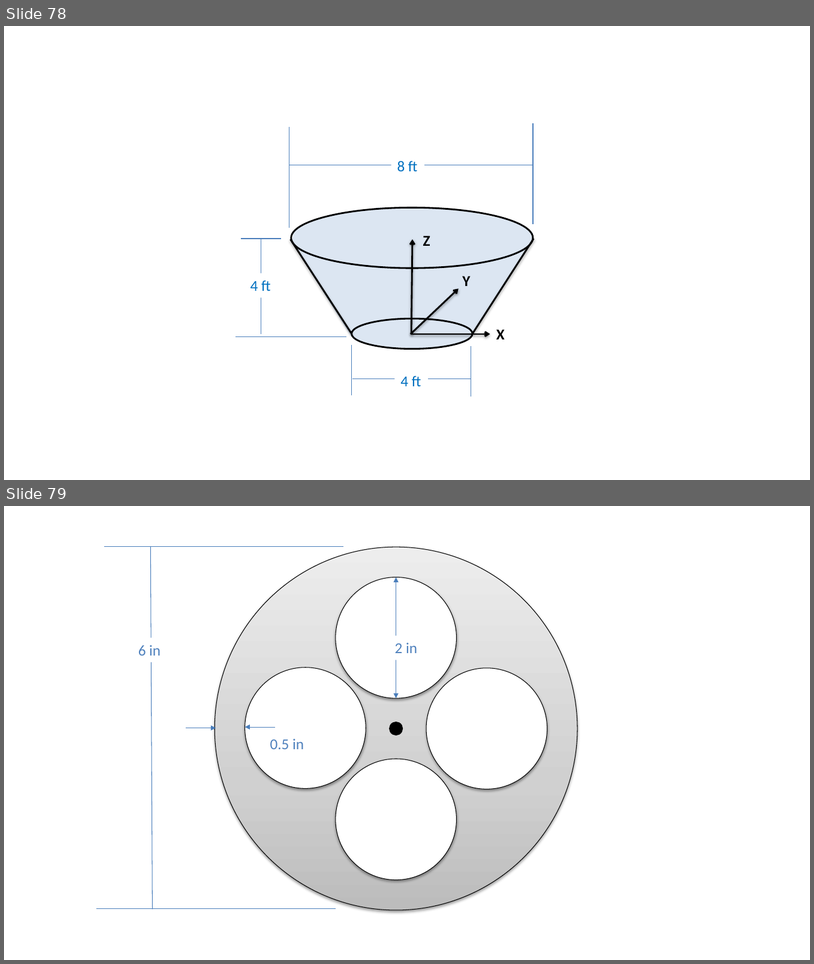
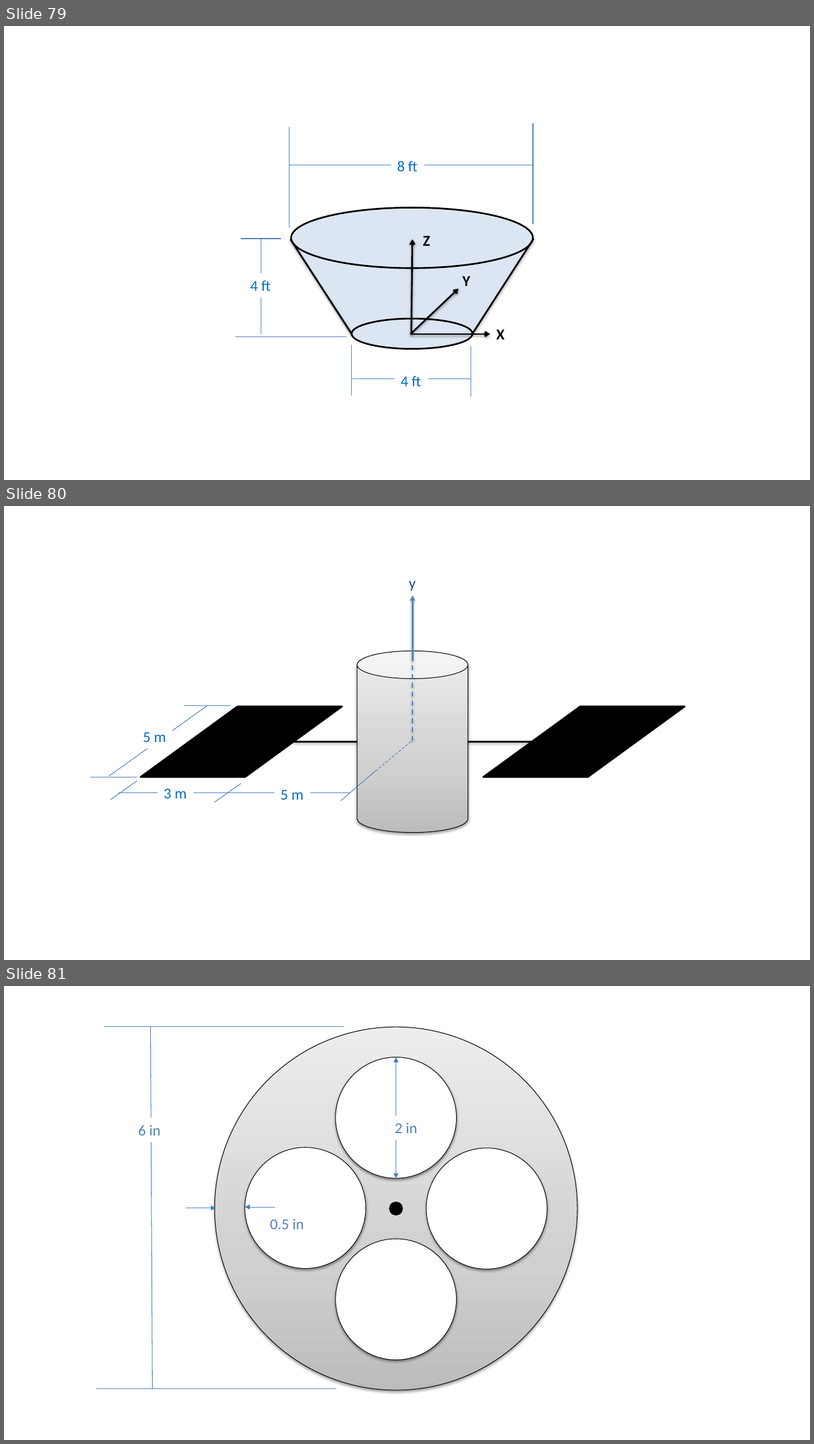
Before and after one commit to JacobMoore/mechanics_textbook, a slide deck: Homework Problems/Homework_Diagrams.pptx. Shown one above the other, each under a label of ours: slides 78 and 79 before the commit, slides 79, 80 and 81 after it. The pictures are 814x964 and 814x1444 pixels, drawn with LibreOffice and Linux fonts; fonts in the diff are those of the drawing. Boxes give left, top, right and bottom in pixels: in the first picture for what was removed or moved away, otherwise in the second. Text is boxed around its words. In the diff, an @@ line names an element or a change of style, - is before the commit and + after.

```diff
--- a/Homework Problems/Homework_Diagrams.pptx
+++ b/Homework Problems/Homework_Diagrams.pptx
@@ slide 80 added at (4, 506, 810, 960), background #FFFFFF @@
@@ text added at (409, 581, 416, 591), 18 pt, text #1F497D @@
+y
@@ arrow added from (413, 661) to (413, 595), #4F81BD 2 pt @@
@@ cylinder added at (357, 651, 468, 832), fill gradient #BDBDBD to #D1D1D1 to #EEEEEE, outline #000000 0.75 pt @@
@@ line added from (413, 665) to (413, 741), #4F81BD 1.5 pt dashed @@
@@ line added from (208, 706) to (109, 776), #4B7EBC 0.75 pt @@
@@ parallelogram added at (141, 706, 342, 777), fill #000000, outline #000000 2 pt @@
@@ line added from (231, 706) to (184, 706), #4B7EBC 0.75 pt @@
@@ parallelogram added at (484, 706, 685, 777), fill #000000, outline #000000 2 pt @@
@@ text added at (143, 732, 166, 742), 18 pt, text #0070C0 @@
+5 m
@@ line added from (294, 741) to (357, 741), #000000 2 pt @@
@@ line added from (411, 741) to (375, 772), #4B7EBC 0.75 pt dashed @@
@@ line added from (468, 741) to (532, 741), #000000 2 pt @@
@@ line added from (376, 771) to (341, 801), #4B7EBC 0.75 pt @@
@@ line added from (137, 777) to (90, 777), #4B7EBC 0.75 pt @@
@@ line added from (137, 781) to (110, 799), #4B7EBC 0.75 pt @@
@@ line added from (350, 793) to (119, 793), #4B7EBC 0.75 pt @@
@@ text added at (164, 788, 187, 798), 18 pt, text #0070C0 @@
+3 m
@@ line added from (241, 783) to (215, 802), #4B7EBC 0.75 pt @@
@@ text added at (281, 789, 303, 799), 18 pt, text #0070C0 @@
+5 m
@@ what was slide 78 is now slide 79 @@
@@ what was slide 79 is now slide 81 @@
```
Also in this commit, not shown: 1 slide changed, 1 other slide added, 8 other files.
